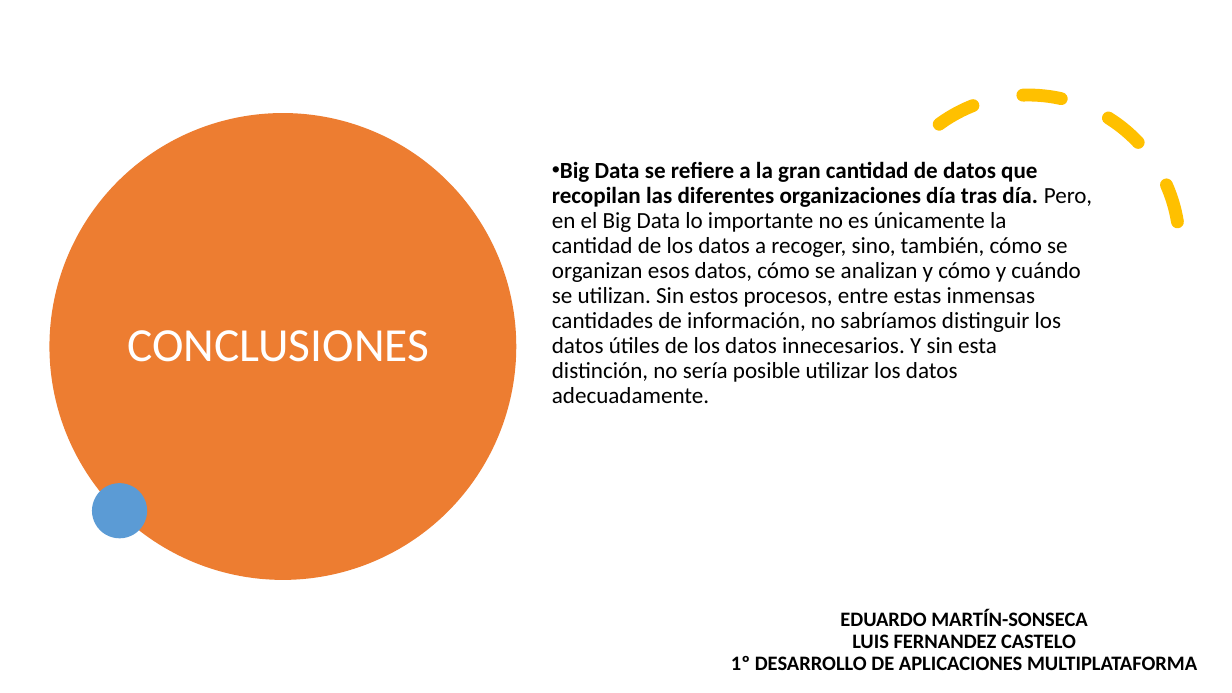
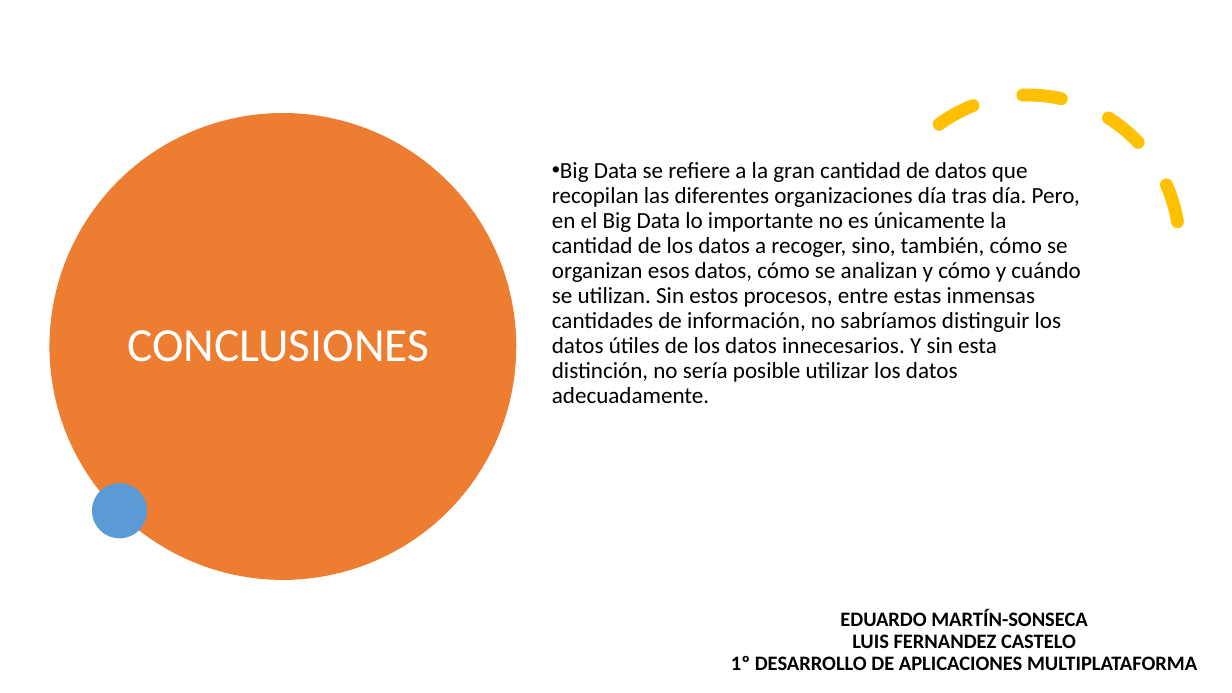
Before and after one commit to maraloeDev/Grado_SuperiorDAM, a slide deck: slide 16 of Bases de Datos/1º Evaluación/Ejercicios/Ejercicio2/Explotación de bases de datos Big Data.pptx. Drawn at 1232x693 pixels with LibreOffice and Linux fonts; fonts in the diff are those of the drawing. Boxes give left, top, right and bottom in pixels: in the first picture for what was removed or moved away, otherwise in the second. Text is boxed around its words. In the diff, an @@ line names an element or a change of style, - is before the commit and + after.

```diff
--- a/Bases de Datos/1º Evaluación/Ejercicios/Ejercicio2/Explotación de bases de datos Big Data.pptx
+++ b/Bases de Datos/1º Evaluación/Ejercicios/Ejercicio2/Explotación de bases de datos Big Data.pptx
@@ text "Big Data se refiere a ..." at <box>552,162,1080,403</box>: bold off in "Big Data se refiere a la gran ..." @@
```
Also in this commit, not shown: 2 other slides changed.
